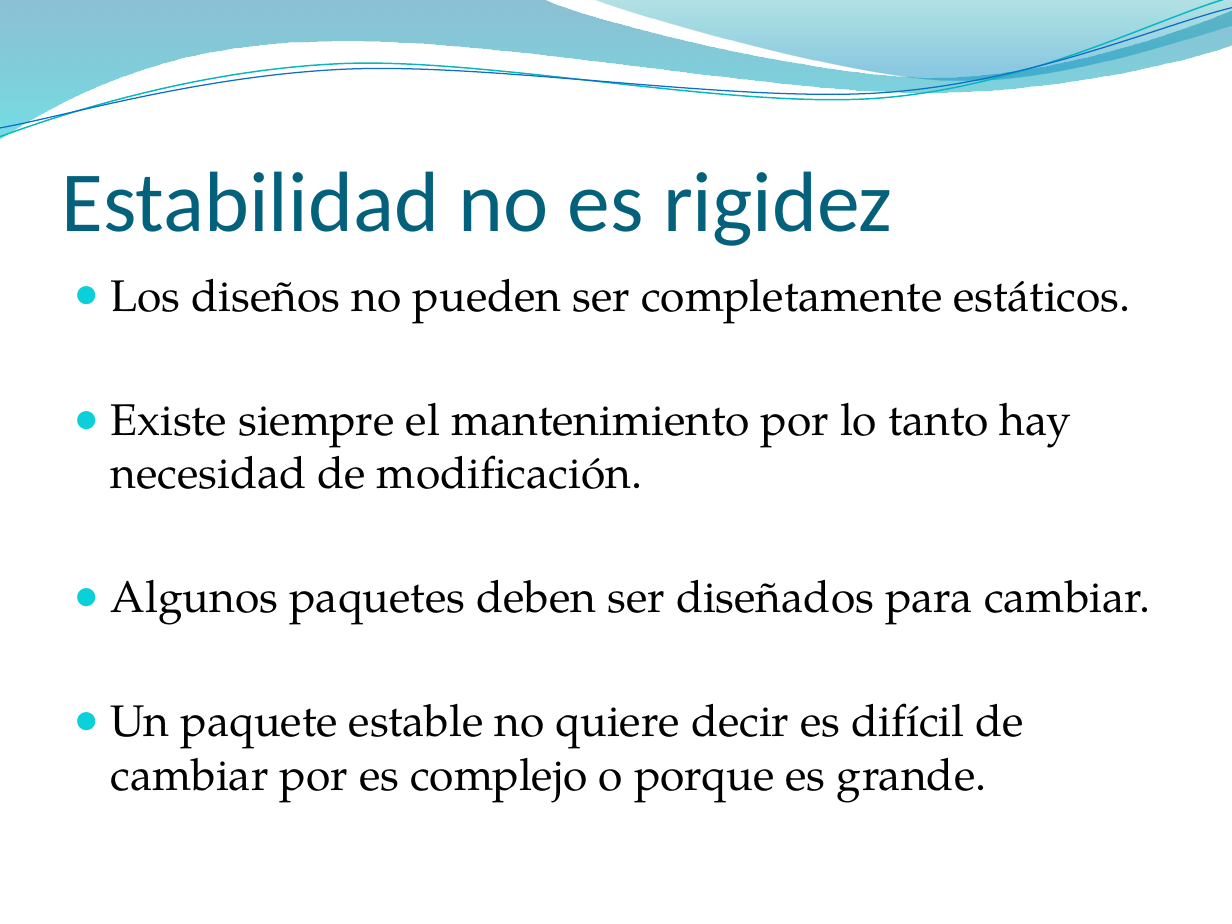
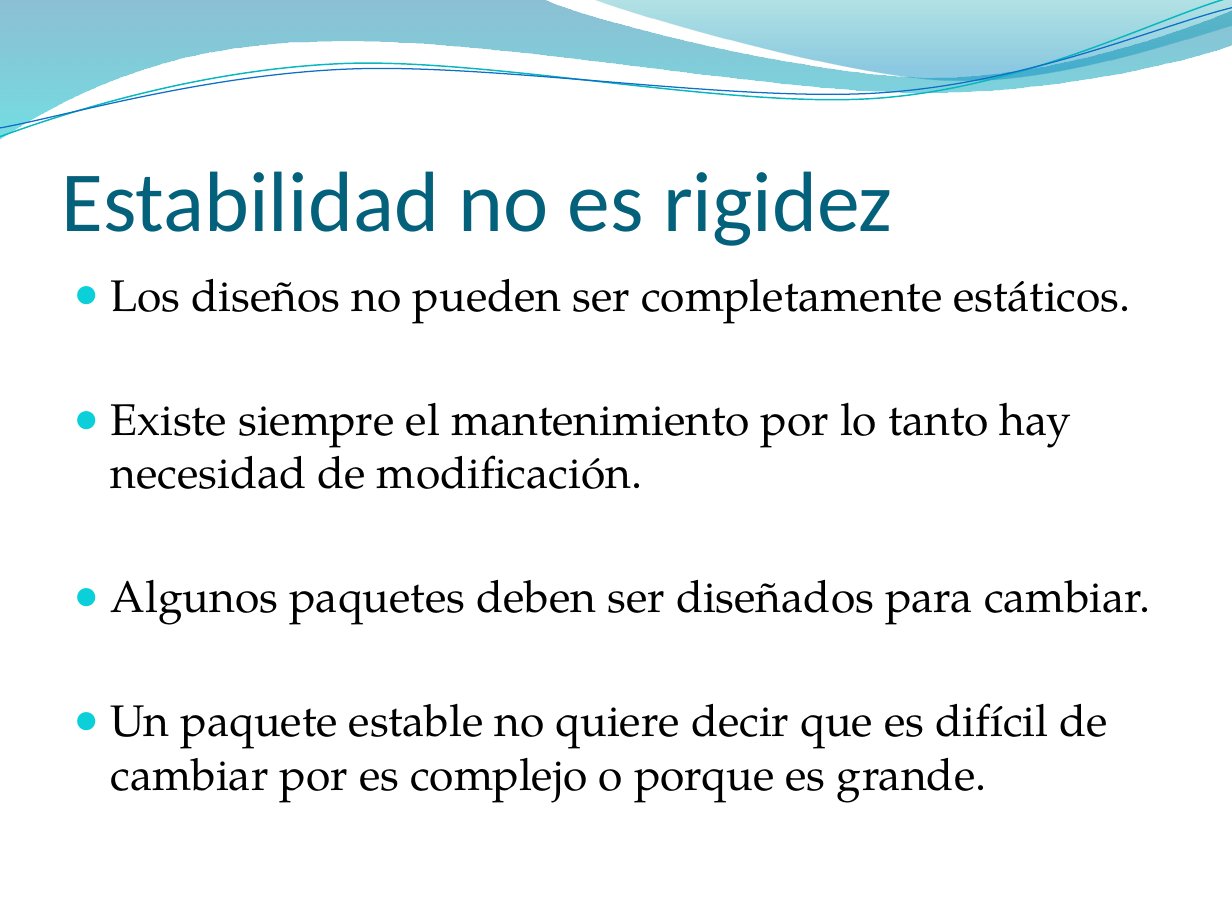
Before and after one commit to giopetterin/UADER---Metricas-de-Software, a slide deck: slide 42 of Presentaciones/06. Metricas Orientadas a Objetos.pptx. Drawn at 1232x924 pixels with LibreOffice and Linux fonts; fonts in the diff are those of the drawing; background and template pictures are left out. Boxes give left, top, right and bottom in pixels: in the first picture for what was removed or moved away, otherwise in the second. Text is boxed around its words. In the diff, an @@ line names an element or a change of style, - is before the commit and + after.

```diff
--- a/Presentaciones/06. Metricas Orientadas a Objetos.pptx
+++ b/Presentaciones/06. Metricas Orientadas a Objetos.pptx
@@ text at [111,703,1108,803]: text changed @@
-● Un paquete estable no quiere decir es difícil de cambiar por es complejo o porque es grande.
+● Un paquete estable no quiere decir que es difícil de cambiar por es complejo o porque es grande.
```
Also in this commit, not shown: 79 other slides changed.
